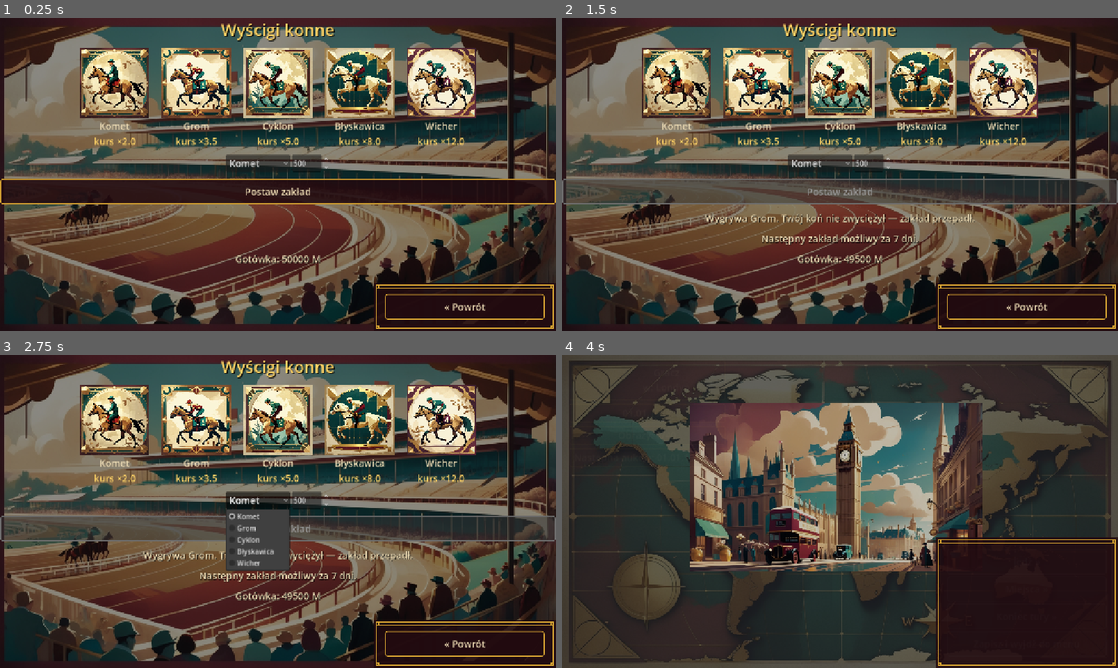
Above: before the commit, frames 1-4 (two rows, left to right).
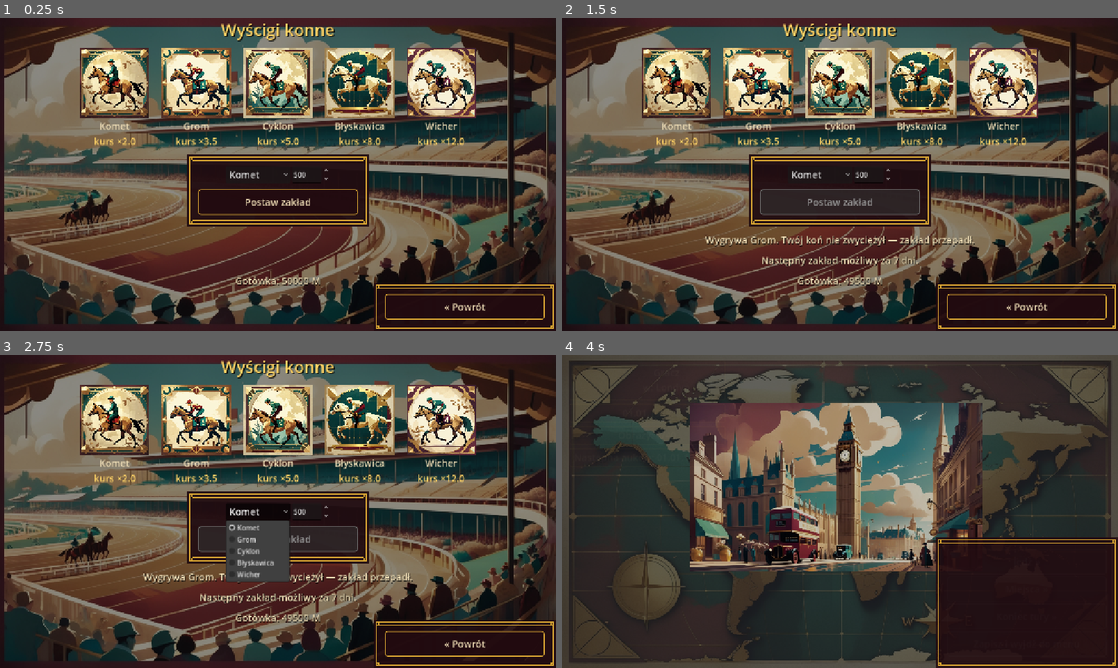
Above: after the commit, the same moments.

Repository: cinekm20/the-forger-retro-tycoon
Game: Godot game, scene res://scenes/races/Races.tscn
Same seed, same stepped clock (60 frames per second), same inputs: the game is played once before the commit and once after it. This scene is started directly instead of the project's main scene.
Inputs:
- Up to frame 1 (0.25 s): no input
- Up to frame 2 (1.5 s): click "Postaw zakład" at 0.5 s; click "Pomiń »" at 1.25 s
- Up to frame 3 (2.75 s): click "Komet" at 2 s
- Up to frame 4 (4 s): click "« Powrót" at 2.75 s; click "Jedź »" at 3.5 s

The runs differ from the first frame. In frame 1, 9.4% of the frame differs, in the area x 0-100%, y 43-86%; in frame 2, 12%; in frame 3, 11%; in frame 4, nothing differs.

Commit message:
Races.gd: zakład (koń/kwota/przycisk) w ozdobnej skrzynce Art Deco
Zgłoszenie użytkownika: sekcja zakładu ma być "ładnie wyeksponowana",
tak jak skrzynka przycisku powrotu — dropdown konia, kwota zakładu i
przycisk "Postaw zakład" są teraz razem w make_boxed_panel (złota ramka
MenuFrame), zamiast luzem na tle.

Co-Authored-By: Claude Sonnet 5 <noreply@anthropic.com>
Claude-Session: https://claude.ai/code/session_01WjdcGYSPdySvPA6GKCaWaN

Diff:
--- a/game/scenes/races/Races.gd
+++ b/game/scenes/races/Races.gd
@@ -107,9 +107,17 @@
 		odds_label.add_theme_color_override("font_color", ScreenHelpers.COLOR_GOLD_BRIGHT)
 		card.add_child(odds_label)
 
+	## Zgłoszenie użytkownika: zakład (koń + kwota + przycisk) ma być "ładnie
+	## wyeksponowany" — TA SAMA ozdobna skrzynka Art Deco (złota ramka,
+	## MenuFrame) co przycisk powrotu/sekcje MainMenu.gd, zamiast gołego rzędu
+	## kontrolek luzem na tle. make_boxed_panel (nie make_boxed_row) — potrzeba
+	## DWÓCH wierszy (koń+kwota, potem przycisk pod spodem), a make_boxed_row
+	## daje tylko jeden HBoxContainer.
+	var bet_box: VBoxContainer = ScreenHelpers.make_boxed_panel(root)["content"]
+
 	var bet_row := HBoxContainer.new()
 	bet_row.alignment = BoxContainer.ALIGNMENT_CENTER
-	root.add_child(bet_row)
+	bet_box.add_child(bet_row)
 
 	horse_option = OptionButton.new()
 	horse_option.add_theme_font_size_override("font_size", ScreenHelpers.BODY_FONT_SIZE)
@@ -125,7 +133,7 @@
 	bet_spin.value = 500
 	bet_row.add_child(bet_spin)
 
-	bet_button = ScreenHelpers.make_button(root, "Postaw zakład", _on_bet_pressed)
+	bet_button = ScreenHelpers.make_button(bet_box, "Postaw zakład", _on_bet_pressed)
 
 	result_label = ScreenHelpers.make_label(root, "")
 	cooldown_label = ScreenHelpers.make_label(root, "")
